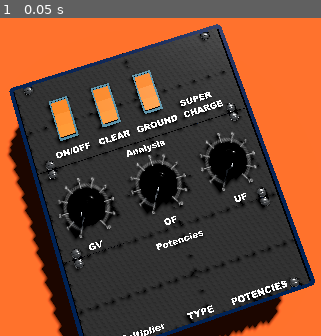
Above: before the commit, frame 1.
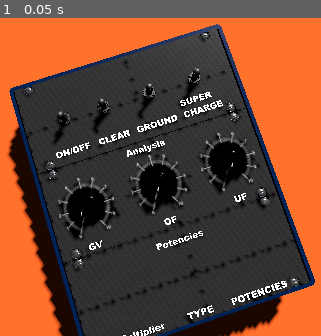
Above: after the commit, the same moment.

Repository: isuretpolos/AOPi3
Game: Godot game, scene res://SCENES/MAIN3D.tscn
Same seed, same stepped clock (60 frames per second), same inputs: the game is played once before the commit and once after it.
Inputs:
- Up to frame 1 (0.05 s): no input

The runs differ from the first frame. In frame 1, 2.9% of the frame differs, in the area x 14-63%, y 15-40%.

Commit message:
Metal Switch works ... yet WIP

Diff:
--- a/SCENES/MAIN3D.tscn
+++ b/SCENES/MAIN3D.tscn
@@ -3,8 +3,7 @@
 [ext_resource type="PackedScene" uid="uid://xdh82s3pxovt" path="res://BLENDER/Prototype.glb" id="1_1fqqq"]
 [ext_resource type="PackedScene" uid="uid://7h5025xah1xx" path="res://BLENDER/BACKGROUND.glb" id="1_4ukpf"]
 [ext_resource type="Script" uid="uid://bdcs1ywkehn4l" path="res://SCRIPTS/camera_rig.gd" id="2_jdj2l"]
-[ext_resource type="PackedScene" uid="uid://cifjslgdsdhpn" path="res://SCENES/button.tscn" id="2_yrw6j"]
-[ext_resource type="PackedScene" uid="uid://clsq7ivgfe5ne" path="res://SCENES/button_base.tscn" id="3_nihjc"]
+[ext_resource type="PackedScene" uid="uid://do7vwvktoiihd" path="res://SCENES/switch_metal.tscn" id="2_yrw6j"]
 [ext_resource type="PackedScene" uid="uid://0gmsst203qth" path="res://SCENES/knob_3d.tscn" id="6_uusqb"]
 [ext_resource type="Script" uid="uid://dk6p1a2078kum" path="res://SCRIPTS/trng_from_audio.gd" id="8_uusqb"]
 
@@ -35,26 +34,17 @@
 
 [node name="ButtonsControlPanel" type="Node" parent="PROTOTYPE_DEVICE" unique_id=1337624233]
 
-[node name="BUTTON" parent="PROTOTYPE_DEVICE/ButtonsControlPanel" unique_id=1625907434 instance=ExtResource("2_yrw6j")]
-transform = Transform3D(1, 0, 0, 0, 0.9953593, 0.09622795, 0, -0.09622795, 0.9953593, -2.8761442, 0, -4.8933625)
+[node name="SWITCH_METAL" parent="PROTOTYPE_DEVICE/ButtonsControlPanel" unique_id=1517990184 instance=ExtResource("2_yrw6j")]
+transform = Transform3D(1, 0, 0, 0, 1, 0, 0, 0, 1, -2.8342288, 0, -4.8529487)
 
-[node name="BUTTON2" parent="PROTOTYPE_DEVICE/ButtonsControlPanel" unique_id=558274032 instance=ExtResource("2_yrw6j")]
-transform = Transform3D(1, 0, 0, 0, 0.9953593, 0.09622795, 0, -0.09622795, 0.9953593, -0.49127567, 0, -4.8933625)
-emission_color = Color(0.9800442, 0.00049901963, 0.924489, 1)
+[node name="SWITCH_METAL2" parent="PROTOTYPE_DEVICE/ButtonsControlPanel" unique_id=1220601238 instance=ExtResource("2_yrw6j")]
+transform = Transform3D(1, 0, 0, 0, 1, 0, 0, 0, 1, -0.6164477, 0, -4.8529487)
 
-[node name="BUTTON3" parent="PROTOTYPE_DEVICE/ButtonsControlPanel" unique_id=120967640 instance=ExtResource("2_yrw6j")]
-transform = Transform3D(1, 0, 0, 0, 0.9953593, 0.09622795, 0, -0.09622795, 0.9953593, 1.8959124, 0, -4.8933625)
-emission_color = Color(0.8195238, 0, 0.10765775, 1)
-emission_energy = 100.0
+[node name="SWITCH_METAL3" parent="PROTOTYPE_DEVICE/ButtonsControlPanel" unique_id=1862295674 instance=ExtResource("2_yrw6j")]
+transform = Transform3D(1, 0, 0, 0, 1, 0, 0, 0, 1, 1.9778402, 0, -4.8529487)
 
-[node name="BUTTON_BASE" parent="PROTOTYPE_DEVICE/ButtonsControlPanel" unique_id=1269587655 instance=ExtResource("3_nihjc")]
-transform = Transform3D(1, 0, 0, 0, 0.999999, 0.0014562905, 0, -0.0014562905, 0.999999, -2.874374, 0, -4.914873)
-
-[node name="BUTTON_BASE2" parent="PROTOTYPE_DEVICE/ButtonsControlPanel" unique_id=534121425 instance=ExtResource("3_nihjc")]
-transform = Transform3D(1, 0, 0, 0, 0.999999, 0.0014562905, 0, -0.0014562905, 0.999999, -0.48331952, 0, -4.914873)
-
-[node name="BUTTON_BASE3" parent="PROTOTYPE_DEVICE/ButtonsControlPanel" unique_id=693997148 instance=ExtResource("3_nihjc")]
-transform = Transform3D(1, 0, 0, 0, 0.999999, 0.0014562905, 0, -0.0014562905, 0.999999, 1.900763, 0, -4.914873)
+[node name="SWITCH_METAL4" parent="PROTOTYPE_DEVICE/ButtonsControlPanel" unique_id=66955424 instance=ExtResource("2_yrw6j")]
+transform = Transform3D(1, 0, 0, 0, 1, 0, 0, 0, 1, 4.5865774, 0, -4.8529487)
 
 [node name="Prototype" parent="PROTOTYPE_DEVICE" unique_id=843102638 instance=ExtResource("1_1fqqq")]
 transform = Transform3D(1, 0, 0, 0, 1, 0, 0, 0, 1, -3.2, 0, 0.1)
--- /dev/null
+++ b/SCENES/switch_metal.tscn
@@ -0,0 +1,25 @@
+[gd_scene format=3 uid="uid://do7vwvktoiihd"]
+
+[ext_resource type="PackedScene" uid="uid://cx2n1qfvodpu0" path="res://BLENDER/switchMetalScrew.glb" id="1_7444f"]
+[ext_resource type="Script" uid="uid://dddunusnjkdk3" path="res://SCRIPTS/switch_metal.gd" id="1_gdc4q"]
+[ext_resource type="PackedScene" uid="uid://cfxkitpt1kucg" path="res://BLENDER/switchMetalHandle.glb" id="2_gdc4q"]
+
+[sub_resource type="CylinderShape3D" id="CylinderShape3D_xrivr"]
+
+[node name="SWITCH_METAL" type="Node3D" unique_id=1517990184]
+script = ExtResource("1_gdc4q")
+
+[node name="switchMetalScrew" parent="." unique_id=93439121 instance=ExtResource("1_7444f")]
+transform = Transform3D(1, 0, 0, 0, 1, 0, 0, 0, 1, 0, 0.15285951, 0)
+
+[node name="switchMetalHandle" parent="." unique_id=544016617 instance=ExtResource("2_gdc4q")]
+transform = Transform3D(1, 0, 0, 0, 1, 0, 0, 0, 1, 0, 0.15285951, 0)
+
+[node name="StaticBody3D" type="StaticBody3D" parent="." unique_id=582435184]
+
+[node name="CollisionShape3D" type="CollisionShape3D" parent="StaticBody3D" unique_id=1202200749]
+transform = Transform3D(0.705, 0, 0, 0, 0.7, 0, 0, 0, 0.705, 0, 0.8407705, 0)
+shape = SubResource("CylinderShape3D_xrivr")
+
+[connection signal="mouse_entered" from="StaticBody3D" to="." method="_on_static_body_3d_mouse_entered"]
+[connection signal="mouse_exited" from="StaticBody3D" to="." method="_on_static_body_3d_mouse_exited"]
--- a/SCRIPTS/knob_3d.gd
+++ b/SCRIPTS/knob_3d.gd
@@ -20,10 +20,12 @@
 
 # We remember if the mouse entered the Knob
 func _on_static_body_3d_mouse_entered() -> void:
+	Input.set_default_cursor_shape(Input.CURSOR_POINTING_HAND)
 	mouse_inside = true
 
 # Or if it left the boundaries
 func _on_static_body_3d_mouse_exited() -> void:
+	Input.set_default_cursor_shape(Input.CURSOR_ARROW)
 	mouse_inside = false
 
 func _unhandled_input(event: InputEvent) -> void:
--- /dev/null
+++ b/SCRIPTS/switch_metal.gd
@@ -0,0 +1,32 @@
+extends Node3D
+
+@export var event_name := "ON/OFF"
+@export var rotation_off := -15.5
+@export var rotation_on := 15.5
+@export var switch_on := false
+
+var mouse_entered := false
+
+func _unhandled_input(event: InputEvent) -> void:
+	if event is InputEventMouseButton && mouse_entered:
+		if Input.is_mouse_button_pressed(MOUSE_BUTTON_LEFT):
+			if switch_on:
+				switch(false)
+			else:
+				switch(true)
+
+
+func _on_static_body_3d_mouse_entered() -> void:
+	Input.set_default_cursor_shape(Input.CURSOR_POINTING_HAND)
+	mouse_entered = true
+
+func _on_static_body_3d_mouse_exited() -> void:
+	Input.set_default_cursor_shape(Input.CURSOR_ARROW)
+	mouse_entered = false
+
+func switch(state:bool):
+	switch_on = state
+	if state:
+		$switchMetalHandle.rotation.x = deg_to_rad(rotation_on)
+	else:
+		$switchMetalHandle.rotation.x = deg_to_rad(rotation_off)
Binary file added: BLENDER/switchMetalHandle.glb
Not shown, added: BLENDER/switchMetalHandle.glb.import
Binary file added: BLENDER/switchMetalScrew.glb
Not shown, added: BLENDER/switchMetalScrew.glb.import
Binary file changed: IMAGES/prototype.png
Not shown, added: SCRIPTS/switch_metal.gd.uid
Not shown, changed: BLENDER/prototype.blend
Not shown, changed: BLENDER/prototype.blend1
